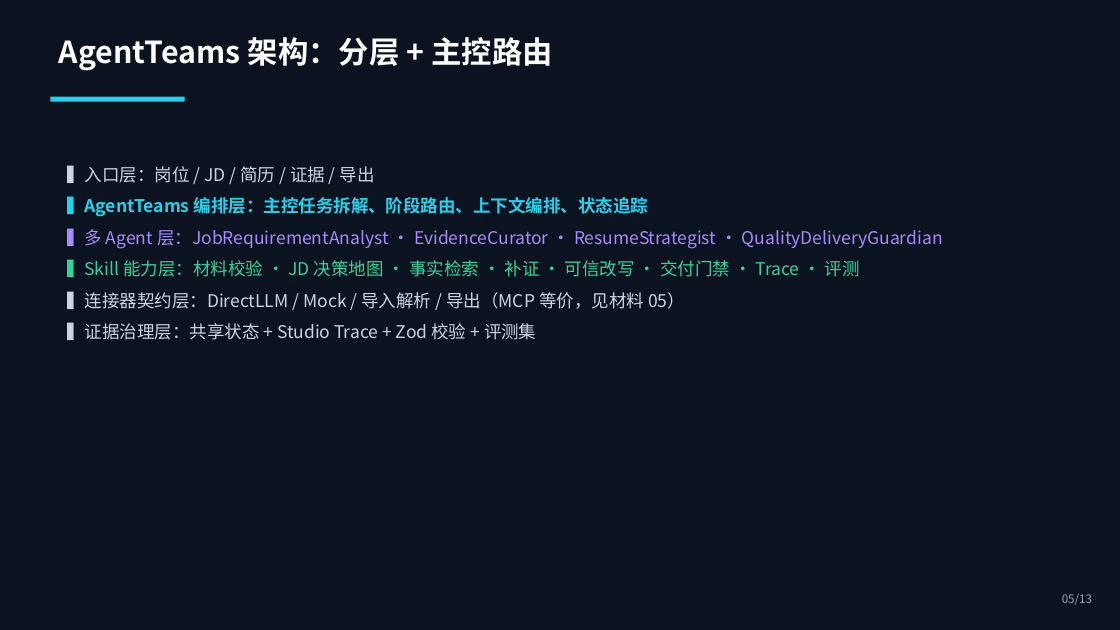
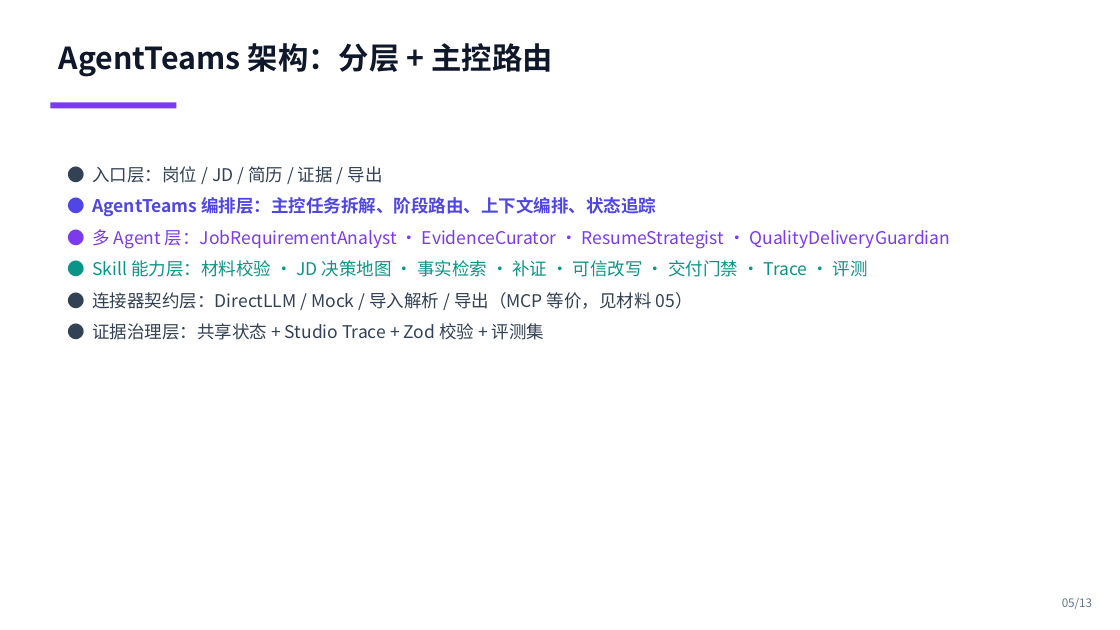
Before and after one commit to yingchao4399/resume-expert, a slide deck: slide 5 of competition/initial/01-solution-deck.pptx. Drawn at 1120x630 pixels with LibreOffice and Linux fonts; fonts in the diff are those of the drawing. Boxes give left, top, right and bottom in pixels: in the first picture for what was removed or moved away, otherwise in the second. Text is boxed around its words. In the diff, an @@ line names an element or a change of style, - is before the commit and + after.

```diff
--- a/competition/initial/01-solution-deck.pptx
+++ b/competition/initial/01-solution-deck.pptx
@@ rectangle removed at bbox=[0, 0, 1120, 630] @@
@@ text "AgentTeams 架构：分层 + 主控路由" at bbox=[59, 43, 553, 77]: text colour #FFFFFF to #0F172A @@
@@ rectangle: place and size @@
-rectangle at bbox=[50, 97, 185, 102]
+rectangle at bbox=[50, 103, 176, 108]
@@ rectangle at bbox=[50, 103, 176, 108]: fill #22D3EE to #7C3AED @@
@@ text at bbox=[92, 166, 950, 340]: text changed; text colour #CBD5E1 to #334155 @@
-▍入口层：岗位 / JD / 简历 / 证据 / 导出
-▍AgentTeams 编排层：主控任务拆解、阶段路由、上下文编排、状态追踪
-▍多 Agent 层：JobRequirementAnalyst · EvidenceCurator · ResumeStrategist · QualityDeliveryGuardian
-▍Skill 能力层：材料校验 · JD 决策地图 · 事实检索 · 补证 · 可信改写 · 交付门禁 · Trace · 评测
-▍连接器契约层：DirectLLM / Mock / 导入解析 / 导出（MCP 等价，见材料 05）
-▍证据治理层：共享状态 + Studio Trace + Zod 校验 + 评测集
+● 入口层：岗位 / JD / 简历 / 证据 / 导出
+● AgentTeams 编排层：主控任务拆解、阶段路由、上下文编排、状态追踪
+● 多 Agent 层：JobRequirementAnalyst · EvidenceCurator · ResumeStrategist · QualityDeliveryGuardian
+● Skill 能力层：材料校验 · JD 决策地图 · 事实检索 · 补证 · 可信改写 · 交付门禁 · Trace · 评测
+● 连接器契约层：DirectLLM / Mock / 导入解析 / 导出（MCP 等价，见材料 05）
+● 证据治理层：共享状态 + Studio Trace + Zod 校验 + 评测集
@@ text "05/13" at bbox=[1062, 598, 1092, 609]: text colour #94A3B8 to #64748B @@
```
Also in this commit, not shown: 12 other slides changed, 9 other files.
